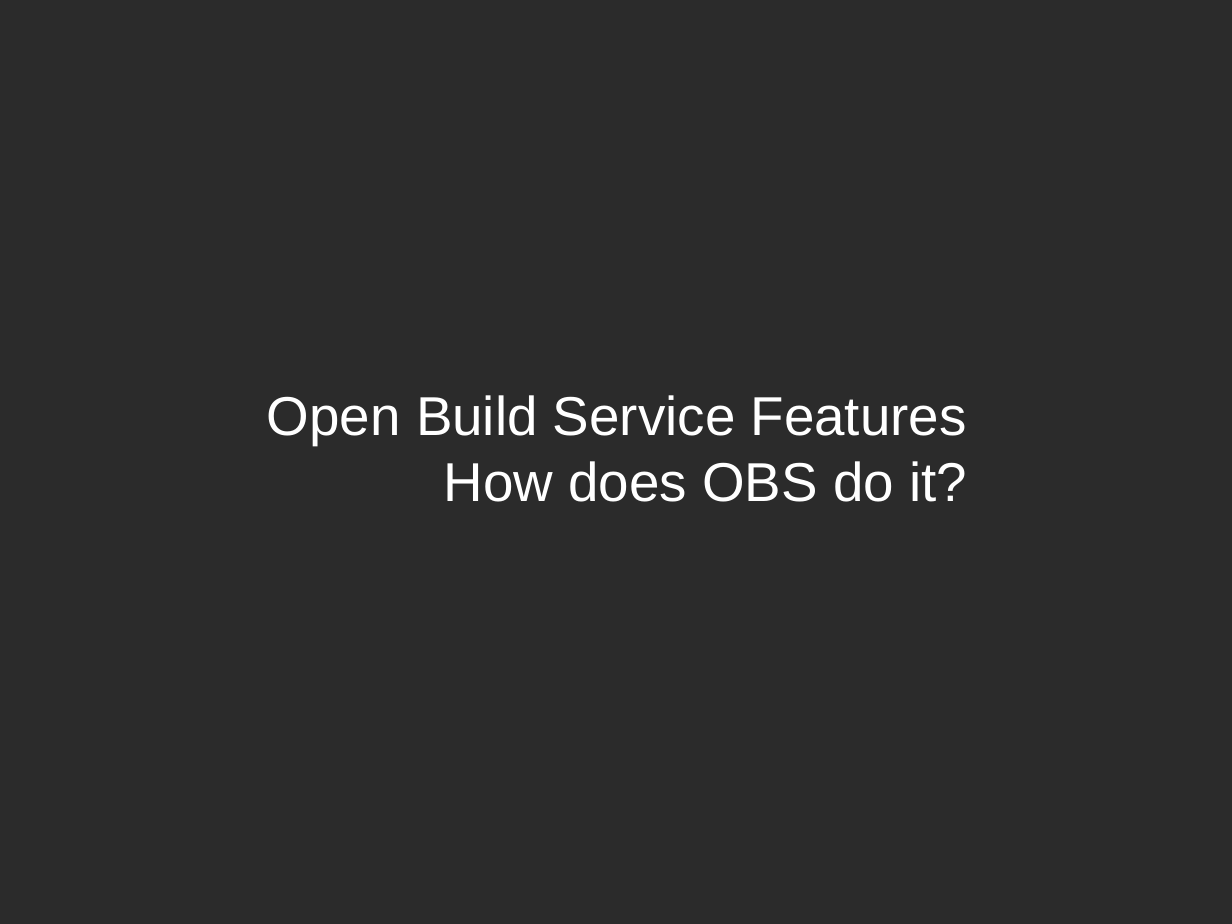
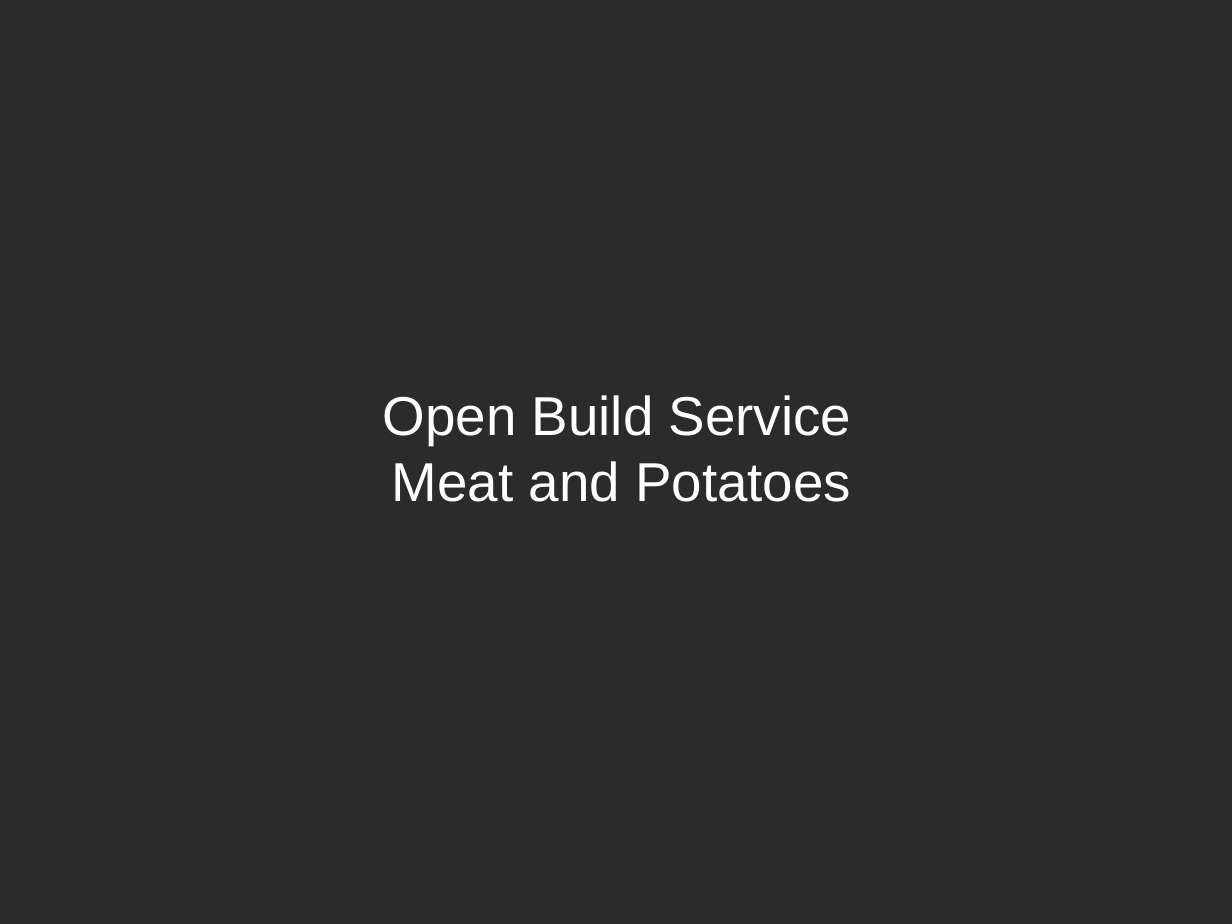
Before and after one commit to openSUSE/obs-landing, a slide deck: slide 15 of files/talks/OBS-Facts-Features-Future.odp (slide 13 before the commit). Drawn at 1232x924 pixels with LibreOffice and Linux fonts; fonts in the diff are those of the drawing; background and template pictures are left out; a plain dark background stands for a picture behind light text. Boxes give left, top, right and bottom in pixels: in the first picture for what was removed or moved away, otherwise in the second. Text is boxed around its words. In the diff, an @@ line names an element or a change of style, - is before the commit and + after.

```diff
--- a/files/talks/OBS-Facts-Features-Future.odp
+++ b/files/talks/OBS-Facts-Features-Future.odp
@@ title at (x1=383, y1=395, x2=852, y2=502): text changed @@
-Open Build Service Features
-How does OBS do it?
+Open Build Service
+Meat and Potatoes
```
Also in this commit, not shown: 12 other slides changed, 5 slides added, 4 slides removed, 1 other file.
